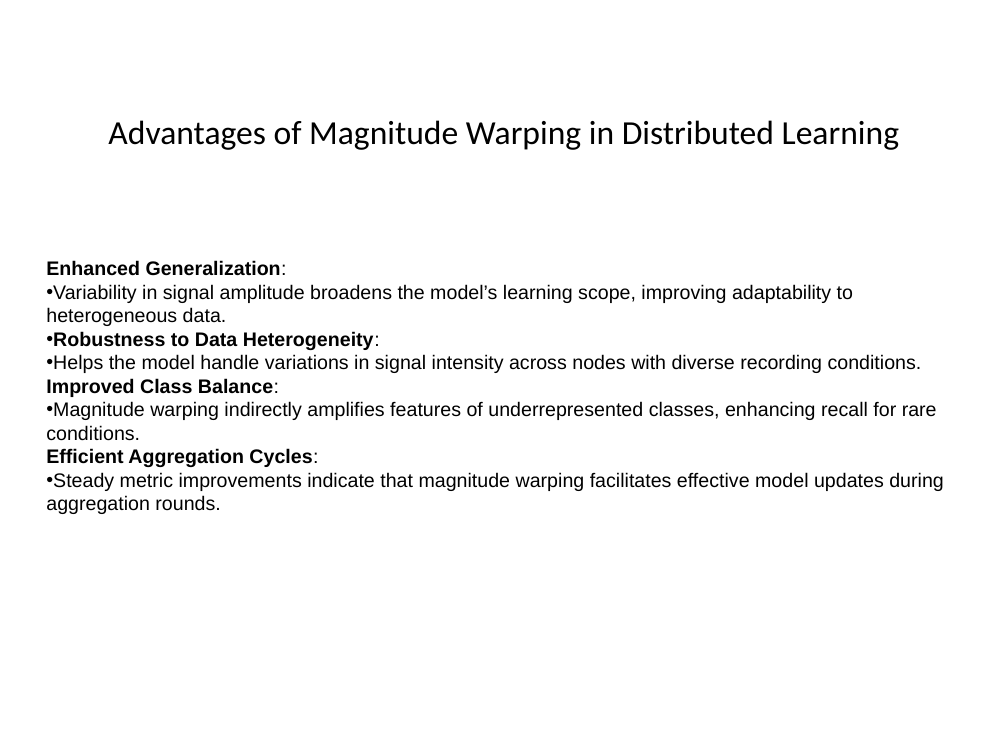
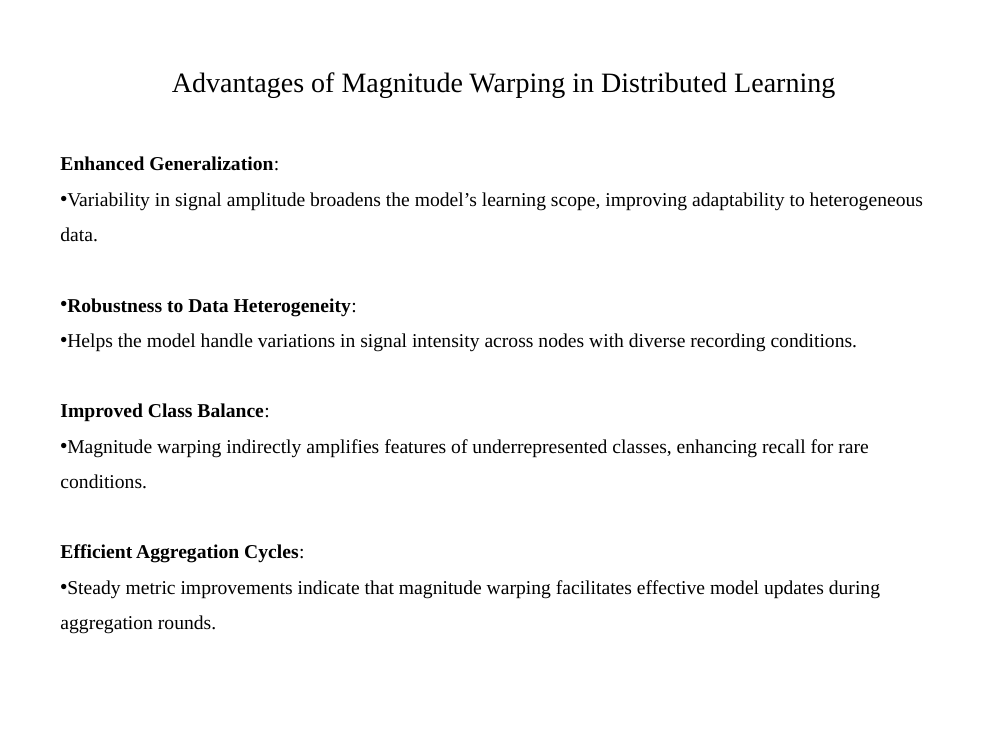
Before and after one commit to nikil1506/Thesis-Work, a slide deck: slide 27 of Presentation.pptx (slide 22 before the commit). Drawn at 1008x756 pixels with LibreOffice and Linux fonts; fonts in the diff are those of the drawing. Boxes give left, top, right and bottom in pixels: in the first picture for what was removed or moved away, otherwise in the second. Text is boxed around its words. In the diff, an @@ line names an element or a change of style, - is before the commit and + after.

```diff
--- a/Presentation.pptx
+++ b/Presentation.pptx
@@ title "Advantages of Magnitude Warping in ...": place and size @@
-title "Advantages of Magnitude Warping in ..." at box(108, 120, 899, 150)
+title "Advantages of Magnitude Warping in ..." at box(172, 72, 835, 98)
@@ title "Advantages of Magnitude Warping in ..." at box(172, 72, 835, 98): size 24 to 20 pt, font Calibri to Times New Roman @@
@@ text "Enhanced Generalization:": place and size @@
-text "Enhanced Generalization:" at box(46, 260, 944, 514)
+text "Enhanced Generalization:" at box(60, 156, 923, 634)
@@ text "Enhanced Generalization:" at box(60, 156, 923, 634): font Arial to Times New Roman; line spacing 1 to 1.5 @@
```
Also in this commit, not shown: 29 other slides changed, 6 slides added, 1 slide removed.
